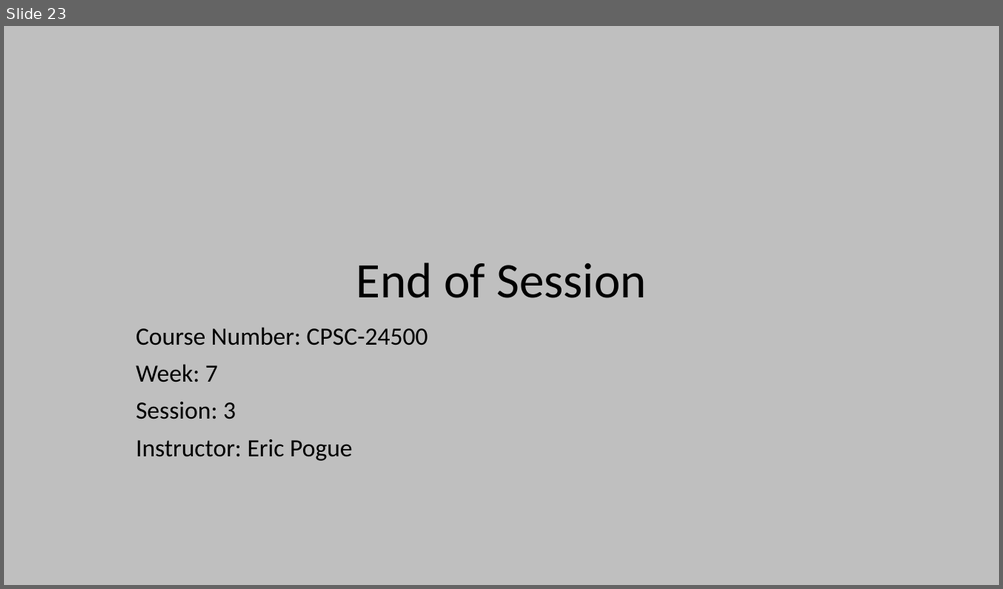
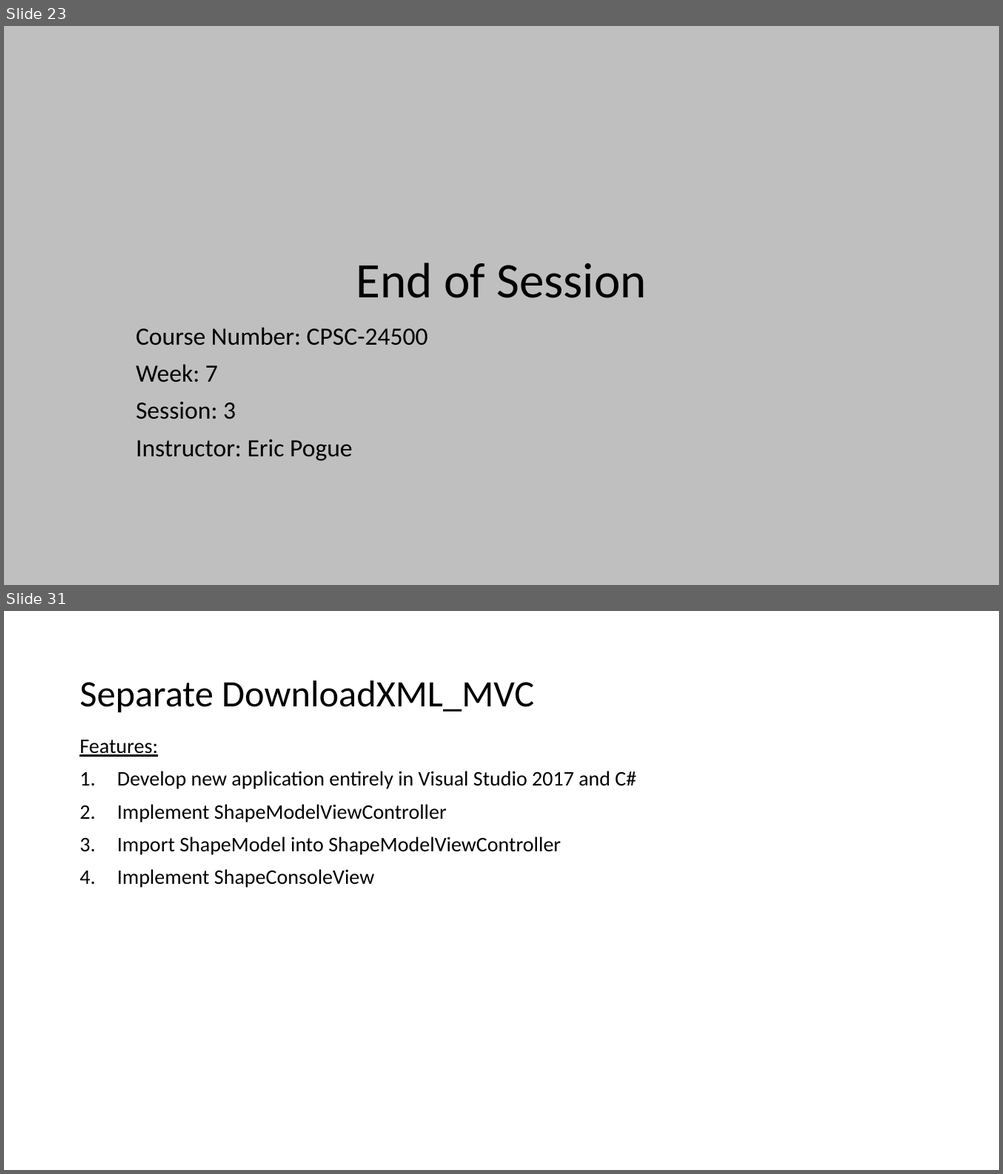
Before and after one commit to EricJPogue/www-epogue-info, a slide deck: CPSC-24500/Week07/2017SpringW07Slides.pptx. Shown one above the other, each under a label of ours: slide 23 before the commit, slides 23 and 31 after it; the slides between them are not shown. The pictures are 1003x589 and 1003x1174 pixels, drawn with LibreOffice and Linux fonts; fonts in the diff are those of the drawing. Boxes give left, top, right and bottom in pixels: in the first picture for what was removed or moved away, otherwise in the second. Text is boxed around its words. In the diff, an @@ line names an element or a change of style, - is before the commit and + after.

```diff
--- a/CPSC-24500/Week07/2017SpringW07Slides.pptx
+++ b/CPSC-24500/Week07/2017SpringW07Slides.pptx
@@ slide 31 added at box(4, 611, 999, 1170), background #FFFFFF @@
@@ title added at box(79, 681, 534, 712), 36 pt, text #000000 @@
+Separate DownloadXML_MVC
@@ text added at box(79, 740, 636, 888), 20 pt, text #000000 @@
+Features:
+1. Develop new application entirely in Visual Studio 2017 and C#
+2. Implement ShapeModelViewController
+3. Import ShapeModel into ShapeModelViewController
+4. Implement ShapeConsoleView
```
Also in this commit, not shown: 8 other slides added, 3 other files.
